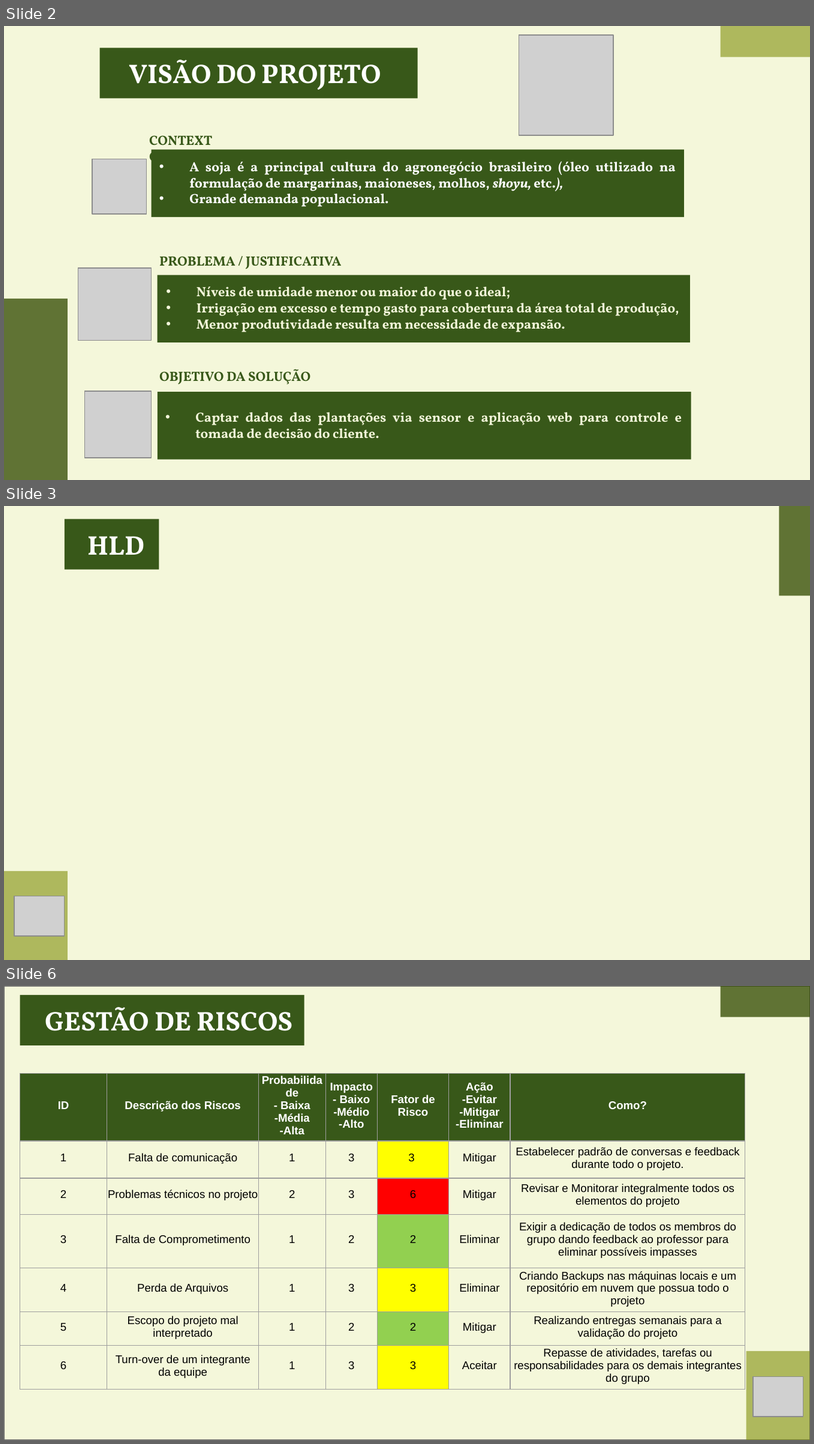
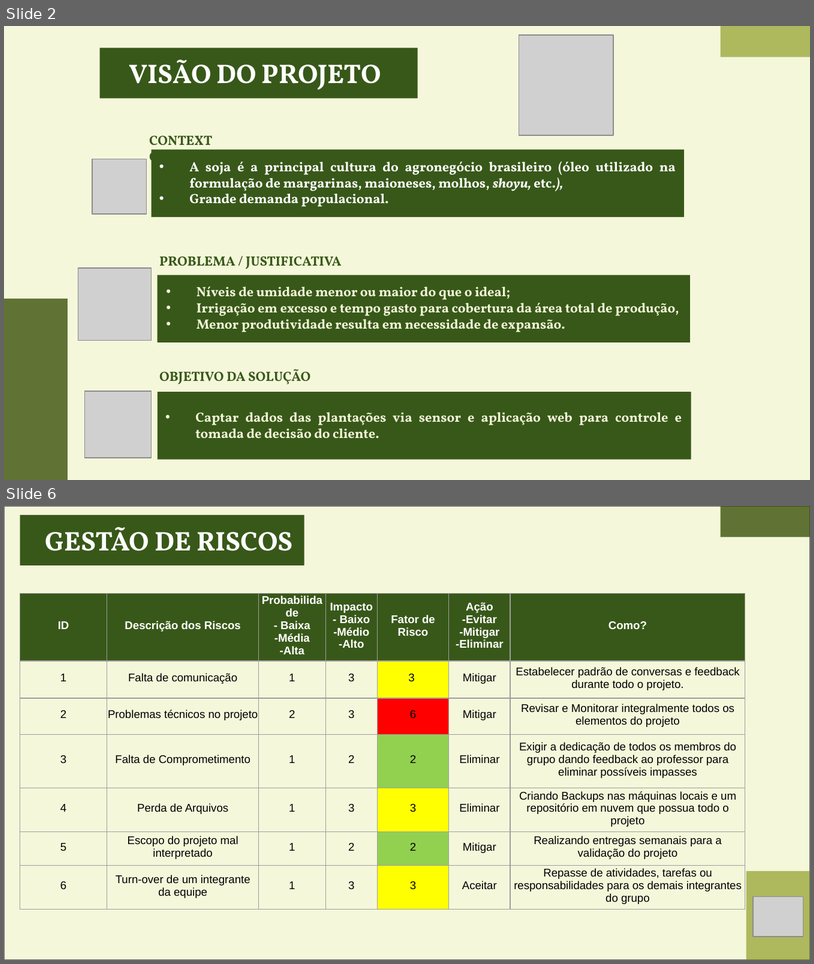
Before and after one commit to KaioZaniboni/wisoy-1, a slide deck: Documentos/APRESENTAÇÃO.SPRINT2.pptx. Shown one above the other, each under a label of ours: slides 2, 3 and 6 before the commit, slides 2 and 6 after it; the slides between them are not shown. The pictures are 814x1444 and 814x964 pixels, drawn with LibreOffice and Linux fonts; fonts in the diff are those of the drawing; grey boxes stand for pictures. Boxes give left, top, right and bottom in pixels: in the first picture for what was removed or moved away, otherwise in the second. Text is boxed around its words. In the diff, an @@ line names an element or a change of style, - is before the commit and + after.

```diff
--- a/Documentos/APRESENTAÇÃO.SPRINT2.pptx
+++ b/Documentos/APRESENTAÇÃO.SPRINT2.pptx
@@ slide 3 removed at [4,506,810,960], background #FFFFFF; not listed: 1 template element that a slide beside it also shows @@
@@ rectangle removed at [65,519,159,570] @@
@@ rectangle removed at [779,506,810,595] @@
@@ text removed at [88,536,145,555] @@
-HLD
@@ rectangle removed at [4,871,68,960] @@
@@ picture removed at [14,896,65,936] @@
```
Also in this commit, not shown: 1 slide changed, 2 slides added, 1 other slide removed.
